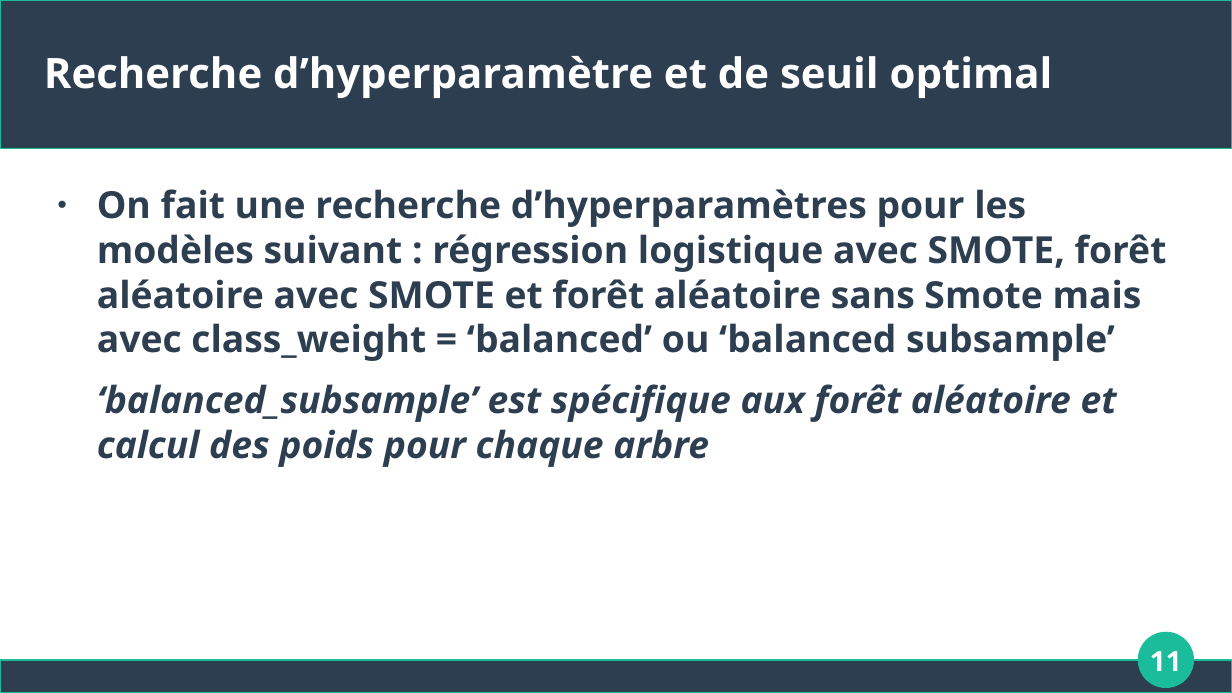
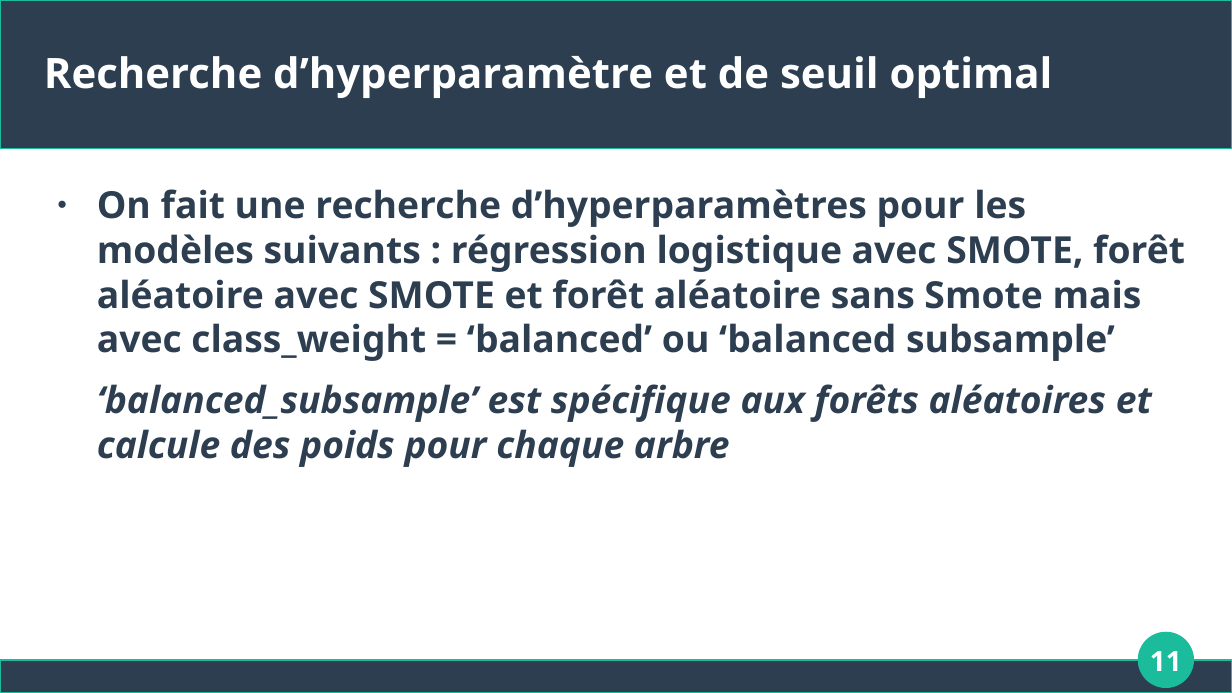
Before and after one commit to Apinsun/Projet4, a slide deck: slide 11 of presentation.odp. Drawn at 1232x693 pixels with LibreOffice and Linux fonts; fonts in the diff are those of the drawing. Boxes give left, top, right and bottom in pixels: in the first picture for what was removed or moved away, otherwise in the second. Text is boxed around its words. In the diff, an @@ line names an element or a change of style, - is before the commit and + after.

```diff
--- a/presentation.odp
+++ b/presentation.odp
@@ text at [97, 189, 1185, 467]: text changed @@
-● On fait une recherche d’hyperparamètres pour les modèles suivant : régression logistique avec SMOTE, forêt aléatoire avec SMOTE et forêt aléatoire sans Smote mais avec class_weight = ‘balanced’ ou ‘balanced subsample’
-‘balanced_subsample’ est spécifique aux forêt aléatoire et calcul des poids pour chaque arbre
+● On fait une recherche d’hyperparamètres pour les modèles suivants : régression logistique avec SMOTE, forêt aléatoire avec SMOTE et forêt aléatoire sans Smote mais avec class_weight = ‘balanced’ ou ‘balanced subsample’
+‘balanced_subsample’ est spécifique aux forêts aléatoires et calcule des poids pour chaque arbre
```
Also in this commit, not shown: 4 other slides changed, 2 other files.
